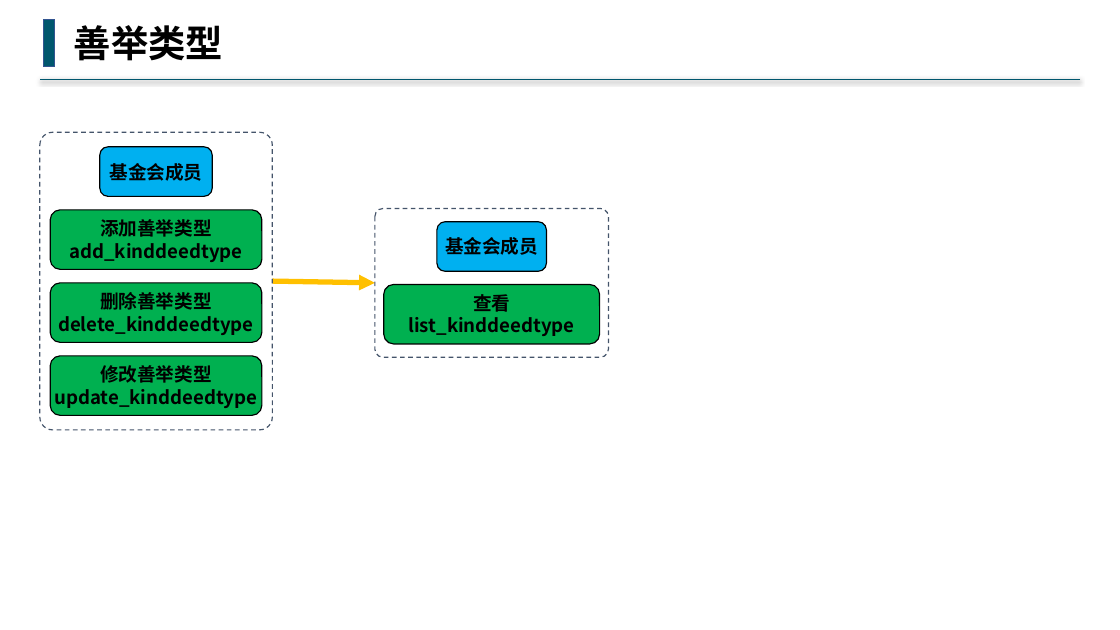
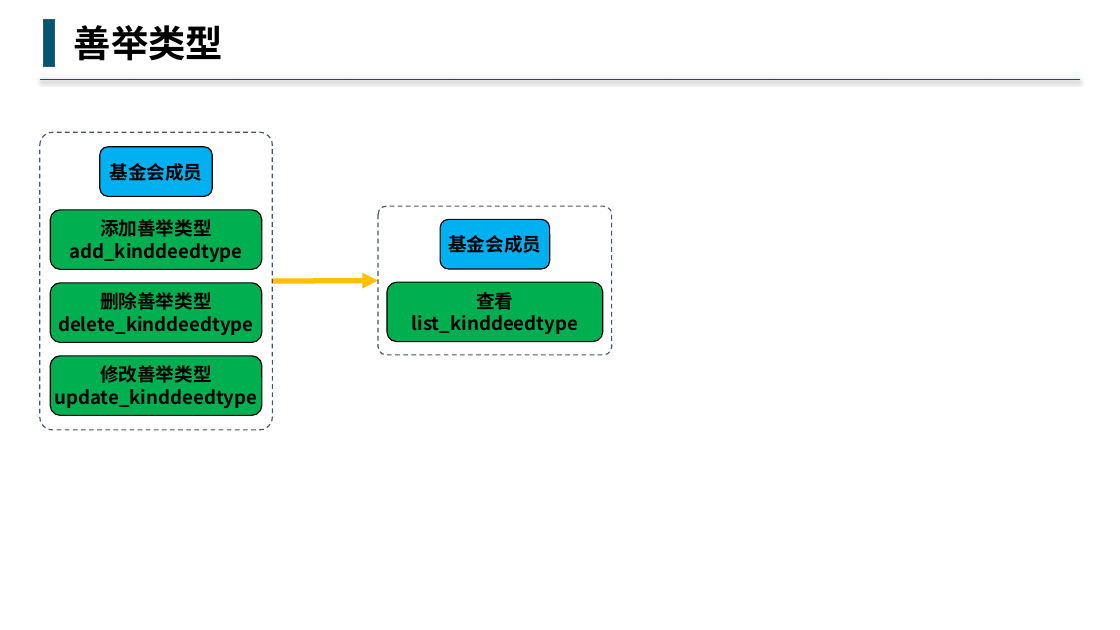
Before and after one commit to buddhachain/buddhaContract, a slide deck: slide 6 of doc/流程框架.pptx. Drawn at 1120x630 pixels with LibreOffice and Linux fonts; fonts in the diff are those of the drawing. Boxes give left, top, right and bottom in pixels: in the first picture for what was removed or moved away, otherwise in the second. Text is boxed around its words. In the diff, an @@ line names an element or a change of style, - is before the commit and + after.

```diff
--- a/doc/流程框架.pptx
+++ b/doc/流程框架.pptx
@@ rounded rectangle: place and size @@
-rounded rectangle at bbox=[375, 208, 608, 357]
+rounded rectangle at bbox=[378, 206, 612, 355]
@@ arrow moved from (272, 281) - (375, 283) to (272, 281) - (378, 281) @@
```
Also in this commit, not shown: 1 other slide changed.
